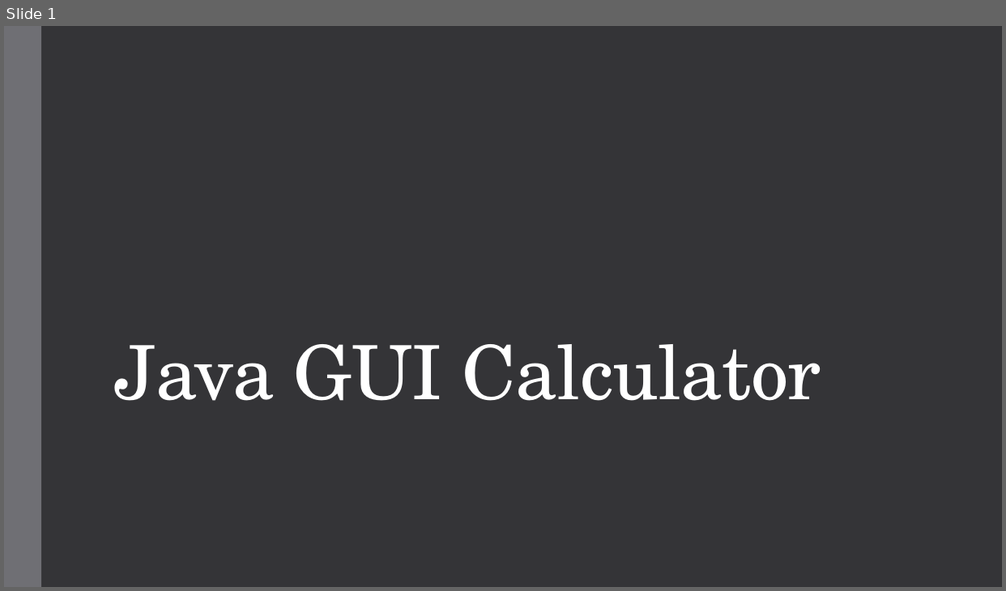
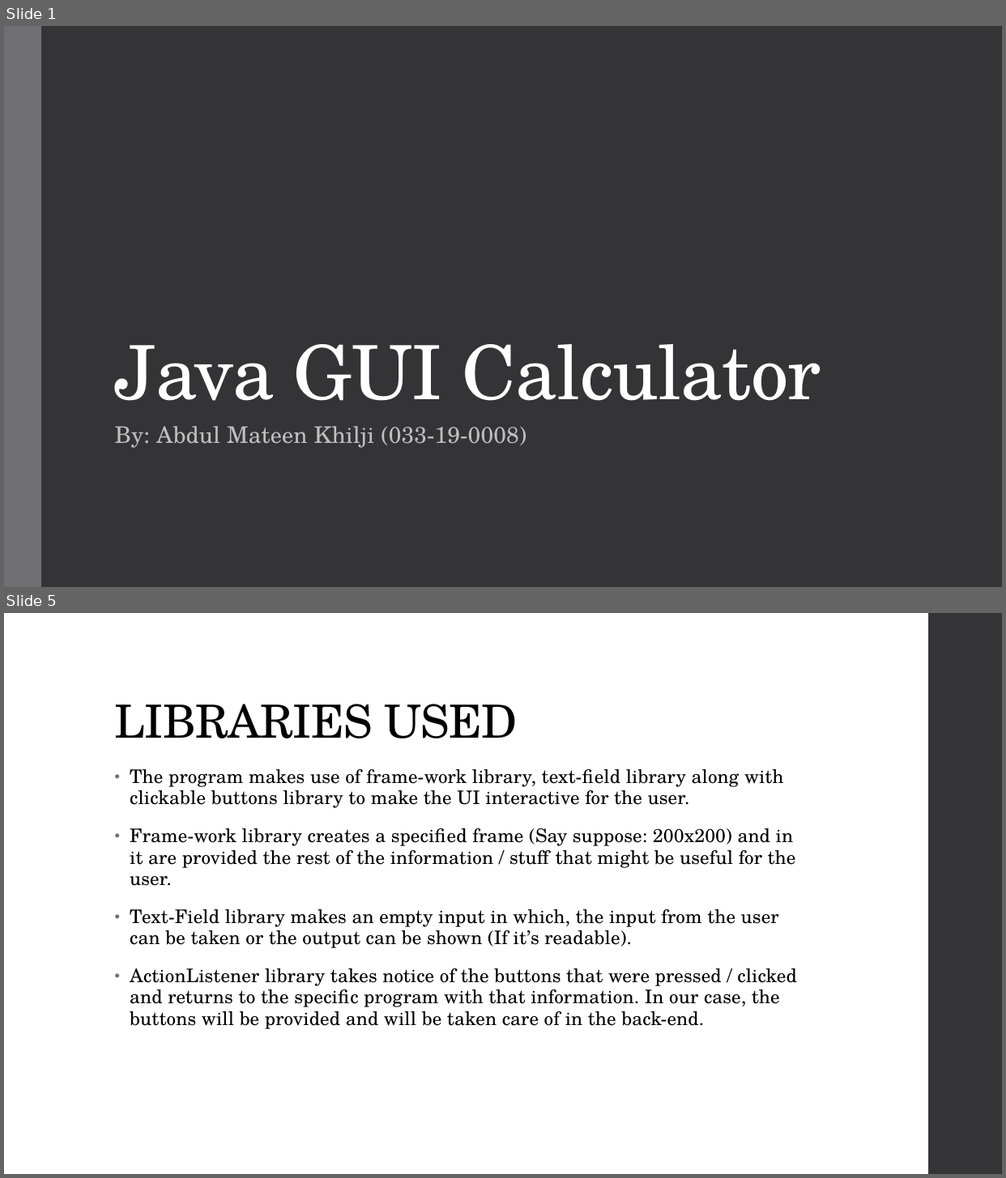
Before and after one commit to JealousGx/oop-simple-calculator, a slide deck: Calculator.pptx. Shown one above the other, each under a label of ours: slide 1 before the commit, slides 1 and 5 after it; the slides between them are not shown. The pictures are 1006x591 and 1006x1178 pixels, drawn with LibreOffice and Linux fonts; fonts in the diff are those of the drawing. Boxes give left, top, right and bottom in pixels: in the first picture for what was removed or moved away, otherwise in the second. Text is boxed around its words. In the diff, an @@ line names an element or a change of style, - is before the commit and + after.

```diff
--- a/Calculator.pptx
+++ b/Calculator.pptx
@@ slide 5 added at <box>4,613,1002,1174</box>, background #FFFFFF @@
@@ rectangle added at <box>928,613,1002,1174</box>, fill #353537 @@
@@ title added at <box>115,704,517,739</box>, 44 pt, text #000000 @@
+LIBRARIES USED
@@ text added at <box>130,769,796,1029</box>, 18 pt, text #000000 @@
+• The program makes use of frame-work library, text-field library along with clickable buttons library to make the UI interactive for the user.
+• Frame-work library creates a specified frame (Say suppose: 200x200) and in it are provided the rest of the information / stuff that might be useful for the user.
+• Text-Field library makes an empty input in which, the input from the user can be taken or the output can be shown (If it’s readable).
+• ActionListener library takes notice of the buttons that were pressed / clicked and returns to the specific program with that information. In our case, the buttons will be provided and will be taken care of in the back-end.
@@ slide 1 changed as well @@
@@ subtitle added at <box>115,426,526,448</box>, 22 pt, text #BFBFBF @@
+By: Abdul Mateen Khilji (033-19-0008)
```
Also in this commit, not shown: 6 other slides added, 1 slide removed, 1 other file.
